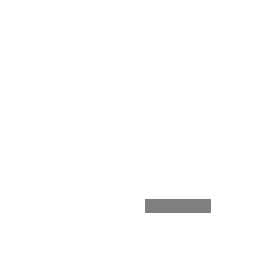
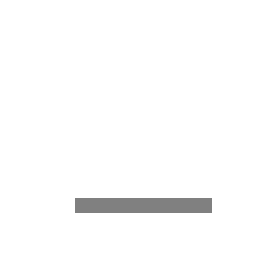
Comparing the layer stacks of the two 256px x 256px images. Changes:
painted on "Rectangle 1" over (75, 198, 212, 213)
